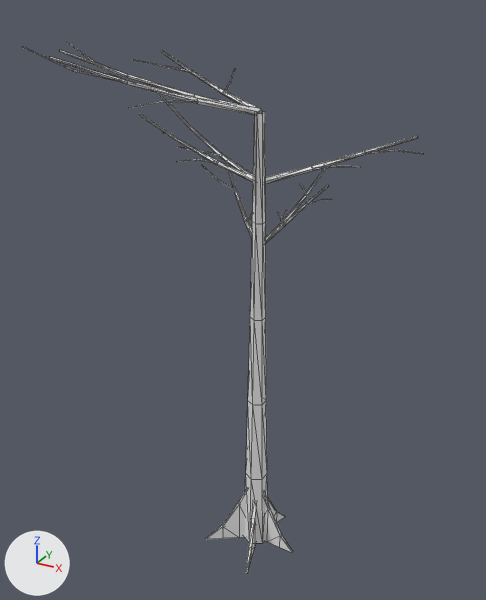
Before and after pictures for a commit that changed the OBJ model game/assets/models/plants/SM_Plant_CeibaEmergent_Trunk_LOD1.obj.
Both versions are drawn from a camera (50 mm lens) standing at (26.4, -50.9, 53.2) and looking at (-2.3, 1.3, 27.1). Every picture has the same lights, and +X, +Y and +Z are marked at lower left. The first picture is the older version. Mesh edges are drawn as thin lines. Where no turn or scale is listed for an object, it has been applied to the vertices.

Names of what the first picture shows: 'SM_Plant_CeibaEmergent_Trunk_LOD1'.
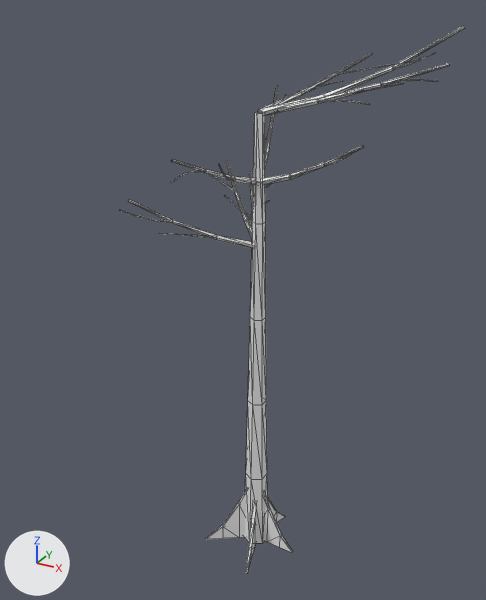
The change in detail:
me_sm_plant_ceibaemergent_trunk_lod1 is used by ob_sm_plant_ceibaemergent_trunk_lod1; location (0.0, 0.0, 0.0).
me_sm_plant_ceibaemergent_trunk_lod1 had 412 vertices, 612 faces and spanned x -16.0..12.0, y -14.1..11.7, z 0.0..50.5.
me_sm_plant_ceibaemergent_trunk_lod1 now has 466 vertices, 720 faces and spans x -9.0..15.1, y -12.4..17.5, z 0.0..51.8.
me_sm_plant_ceibaemergent_trunk_lod1 part 1: the loose piece of 16 vertices spanning x -0.3..1.8, y -0.1..11.0, z 33.0..38.7 is copied, and the copy is turned 147.3 degrees about the z axis through its middle and scaled by 1.02, then moved by (-4.5, -9.8, 0.0); it spans x -7.6..0.2, y -8.6..0.2, z 33.0..38.7.
me_sm_plant_ceibaemergent_trunk_lod1 part 2: the loose piece of 16 vertices spanning x -0.2..11.3, y -0.2..7.8, z 38.9..42.8 is copied, and the copy is turned 36.8 degrees about the z axis through its middle and scaled by 1.06, then moved by (-3.3, 3.0, 6.0); it spans x -0.3..4.7, y -0.1..13.7, z 44.7..49.0.
me_sm_plant_ceibaemergent_trunk_lod1 part 3: the loose piece of 16 vertices spanning x -9.2..0.2, y -14.1..0.2, z 44.7..49.9 is copied, and the copy is turned 127.2 degrees about the z axis through its middle and scaled by 0.88, then moved by (11.8, 7.5, -0.2); it spans x -0.1..14.7, y -0.3..1.2, z 44.7..49.3.
me_sm_plant_ceibaemergent_trunk_lod1 part 4: 8 loose pieces with 72 vertices, spanning x -14.9..12.0, y -14.1..8.4, z 34.3..50.5, are deleted.
me_sm_plant_ceibaemergent_trunk_lod1 part 5: 75 vertices moved from x -10.9..5.8, y -10.8..10.6, z 33.0..48.1 to x -9.0..12.9, y -11.9..14.2, z 34.3..49.6; 132 vertices removed from x -16.0..11.3, y -14.1..11.7, z 33.3..50.3; 210 vertices added at x -7.9..15.1, y -12.4..17.5, z 33.3..51.8.

Pixel boxes [x1, y1, x2, y2] of what changed, in the pictures (486 x 600 px; the box of a moved part takes in the faces that stretch with it):
'SM_Plant_CeibaEmergent_Trunk_LOD1', reshaped (14% narrower): before [22, 42, 423, 573]; after [120, 26, 465, 573]
part 1 of me_sm_plant_ceibaemergent_trunk_lod1, added: after [128, 200, 255, 248]
part 2 of me_sm_plant_ceibaemergent_trunk_lod1, added: after [258, 53, 372, 113]
part 3 of me_sm_plant_ceibaemergent_trunk_lod1, added: after [259, 63, 449, 115]
part 4 of me_sm_plant_ceibaemergent_trunk_lod1, deleted: before [22, 46, 423, 222]
part 5 of me_sm_plant_ceibaemergent_trunk_lod1, moved or reshaped: before [49, 42, 418, 243]; after [120, 26, 465, 238]
